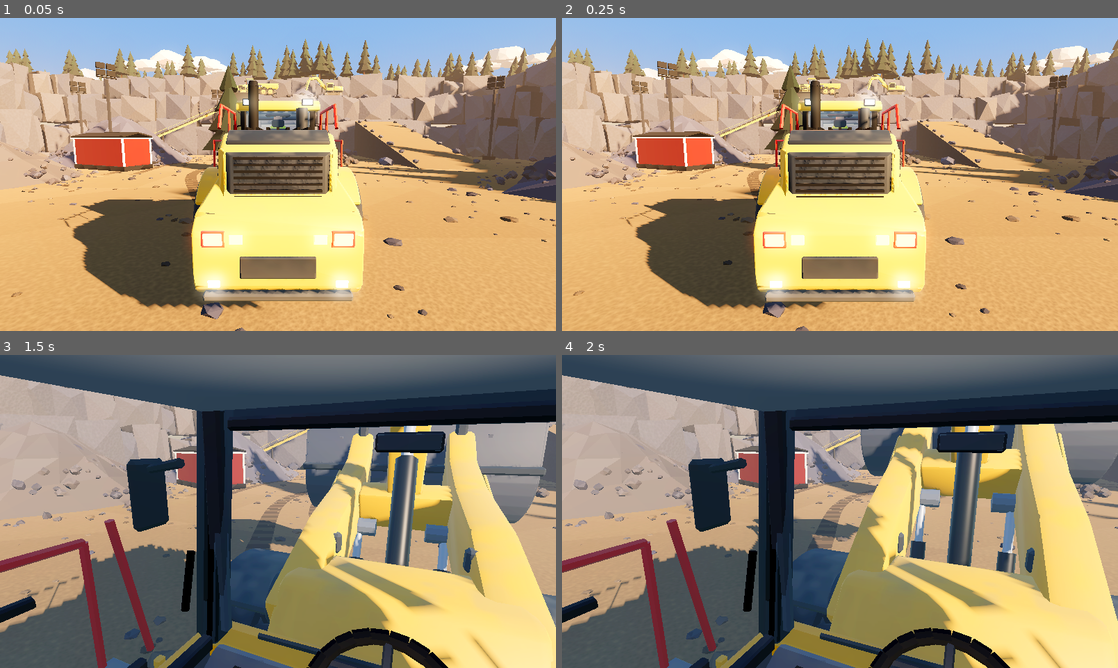
Above: before the commit, frames 1-4 (two rows, left to right).
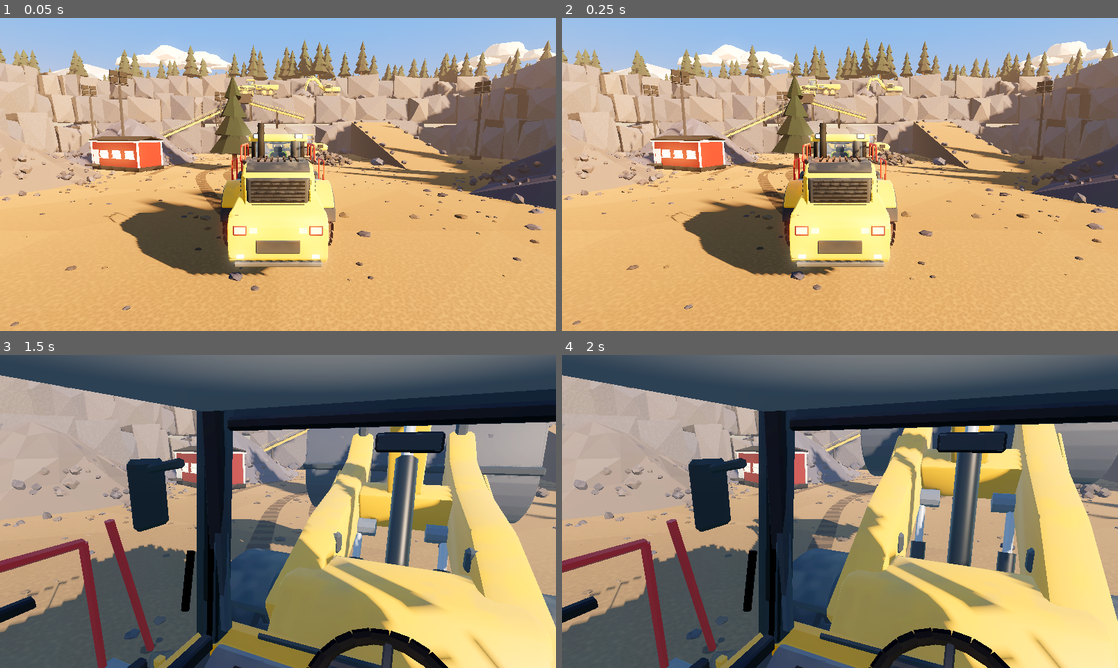
Above: after the commit, the same moments.

Repository: zooper/dirt-work
Game: Godot game, scene res://scenes/levels/quarry.tscn
Two runs of this game, one before a commit and one after it. Both use one fixed random seed, a clock stepped at 60 frames per second and the inputs below.
Inputs (mouse positions are in pixels of both pictures, inside the frame that each line leads up to):
- Up to frame 1 (0.05 s): no input
- Up to frame 2 (0.25 s): no input
- Up to frame 3 (1.5 s): tap Enter at 0.5 s; move the mouse to (305, 511) at 0.52 s; hold C (camera_switch) 0.53-1.28 s; hold J (lift_up) from 0.53 s (still down); move the mouse to (250, 511) at 1.27 s; tap Page Up (camera_zoom_in) at 1.35 s
- Up to frame 4 (2 s): keep holding J (lift_up)

The runs differ from the first frame. In frame 1, 35% of the frame differs, in the area x 0-100%, y 6-100%; in frame 2, 35%; in frame 3, 0.1%; in frame 4, 0.1%.

Commit message:
tweak: chase camera further back/higher; pit cabin windows face the pit

Diff:
--- a/scenes/levels/quarry.tscn
+++ b/scenes/levels/quarry.tscn
@@ -92,9 +92,9 @@
 [node name="FollowCamera" type="Node3D" parent="."]
 script = ExtResource("3")
 target_path = NodePath("../WheelLoader")
-distance = 9.5
-height = 3.4
-look_height = 2.2
+distance = 12.5
+height = 4.4
+look_height = 2.6
 
 [node name="Camera3D" type="Camera3D" parent="FollowCamera"]
 current = true
--- a/scripts/world/site_props.gd
+++ b/scripts/world/site_props.gd
@@ -233,7 +233,7 @@
 	_box(tower + Vector3(0, 6.2, 0), Vector3(4.2, 0.15, 4.2), Palette.MACHINE_STEEL)
 	_rails(tower + Vector3(0, 6.25, 0), 4.2, 4.2)
 	_conveyor(tower + Vector3(1.5, 4.6, 0.5), tower + Vector3(14.0, 1.0, 1.5))   # out along the bench
-	_cabin(Vector3(-19, 0, -13), -0.42)
+	_cabin(Vector3(-19, 0, -13), PI - 0.42)   # windows face the pit
 	_floodlight(Vector3(-22, 0, -18))
 
 
Binary file added: docs/reviews/2026-11-12-grade/play.jpg
Not shown, added: docs/reviews/2026-11-12-grade/play.jpg.import
Binary file added: docs/reviews/2026-11-12-grade/rear.jpg
Not shown, added: docs/reviews/2026-11-12-grade/rear.jpg.import
Not shown, changed: docs/reviews/2026-11-12-grade/REVIEW.md
